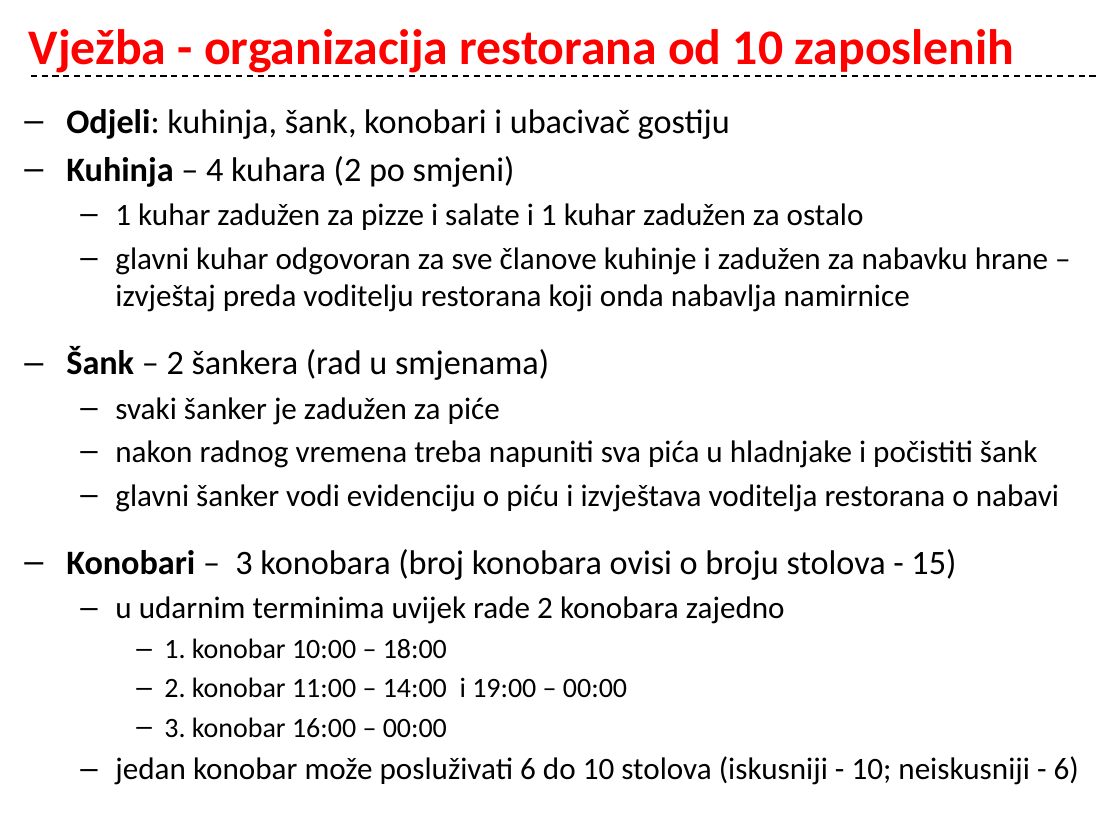
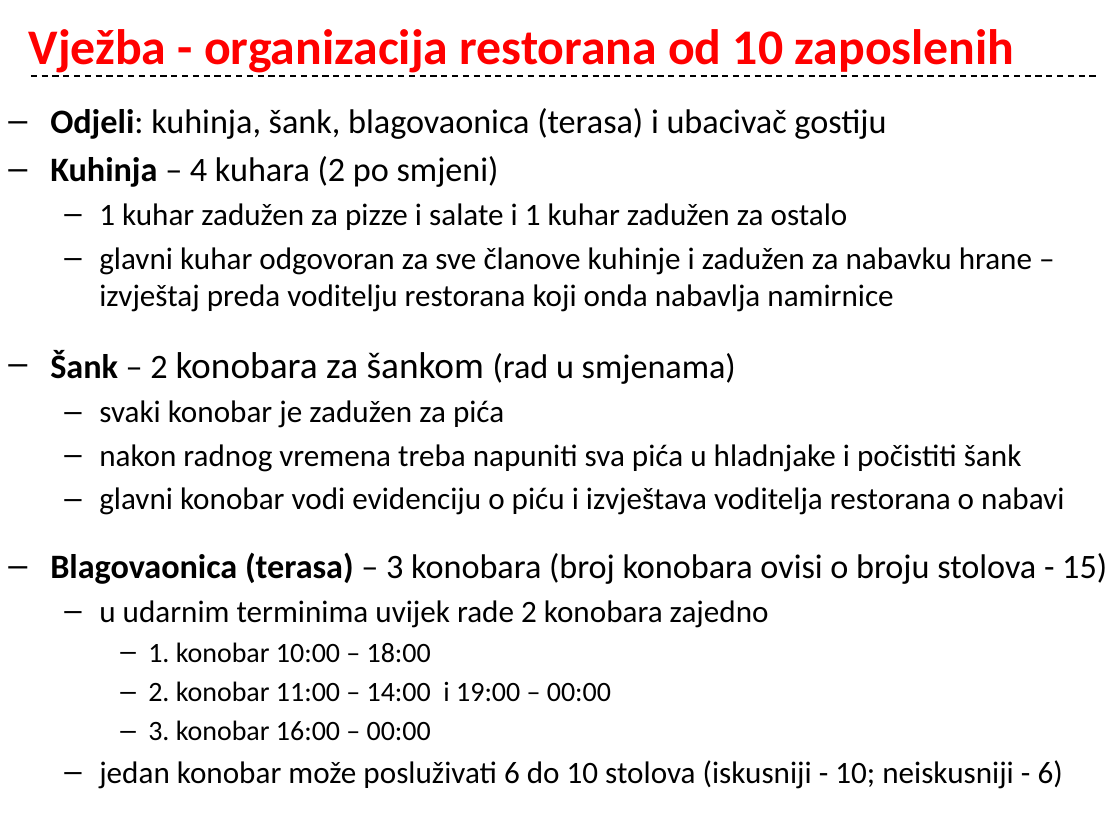
Before and after one commit to cornx/print, a slide deck: slide 10 of data/organizacija/001_Organizacija_uvod.pptx. Drawn at 1120x840 pixels with LibreOffice and Linux fonts; fonts in the diff are those of the drawing. Boxes give left, top, right and bottom in pixels: in the first picture for what was removed or moved away, otherwise in the second. Text is boxed around its words. In the diff, an @@ line names an element or a change of style, - is before the commit and + after.

```diff
--- a/data/organizacija/001_Organizacija_uvod.pptx
+++ b/data/organizacija/001_Organizacija_uvod.pptx
@@ text "Odjeli: kuhinja, šank, blagovaonica (terasa) ...": place and size @@
-text "Odjeli: kuhinja, šank, blagovaonica (terasa) ..." at <box>66,109,1079,785</box>
+text "Odjeli: kuhinja, šank, blagovaonica (terasa) ..." at <box>50,108,1107,789</box>
@@ text at <box>50,108,886,139</box>: text changed @@
-– Odjeli: kuhinja, šank, konobari i ubacivač gostiju
+– Odjeli: kuhinja, šank, blagovaonica (terasa) i ubacivač gostiju
@@ text at <box>50,350,736,428</box>: text changed; size 22 to 20 pt @@
-– Šank – 2 šankera (rad u smjenama)
-  – svaki šanker je zadužen za piće
+– Šank – 2 konobara za šankom (rad u smjenama)
+  – svaki konobar je zadužen za pića
@@ text at <box>50,487,1107,584</box>: text changed @@
-  – glavni šanker vodi evidenciju o piću i izvještava voditelja restorana o nabavi
-– Konobari – 3 konobara (broj konobara ovisi o broju stolova - 15)
+  – glavni konobar vodi evidenciju o piću i izvještava voditelja restorana o nabavi
+– Blagovaonica (terasa) – 3 konobara (broj konobara ovisi o broju stolova - 15)
```
Also in this commit, not shown: 4 other slides changed.
